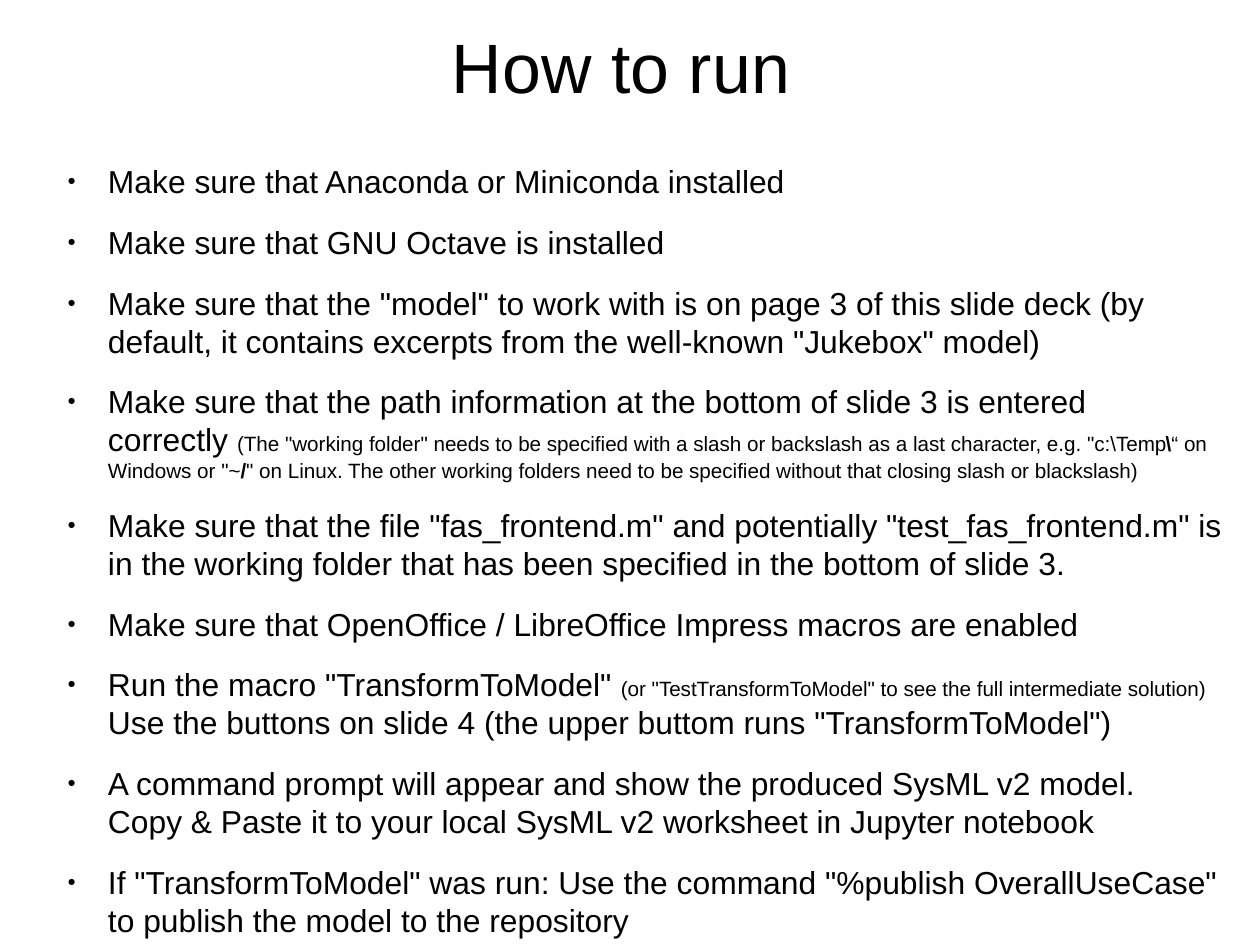
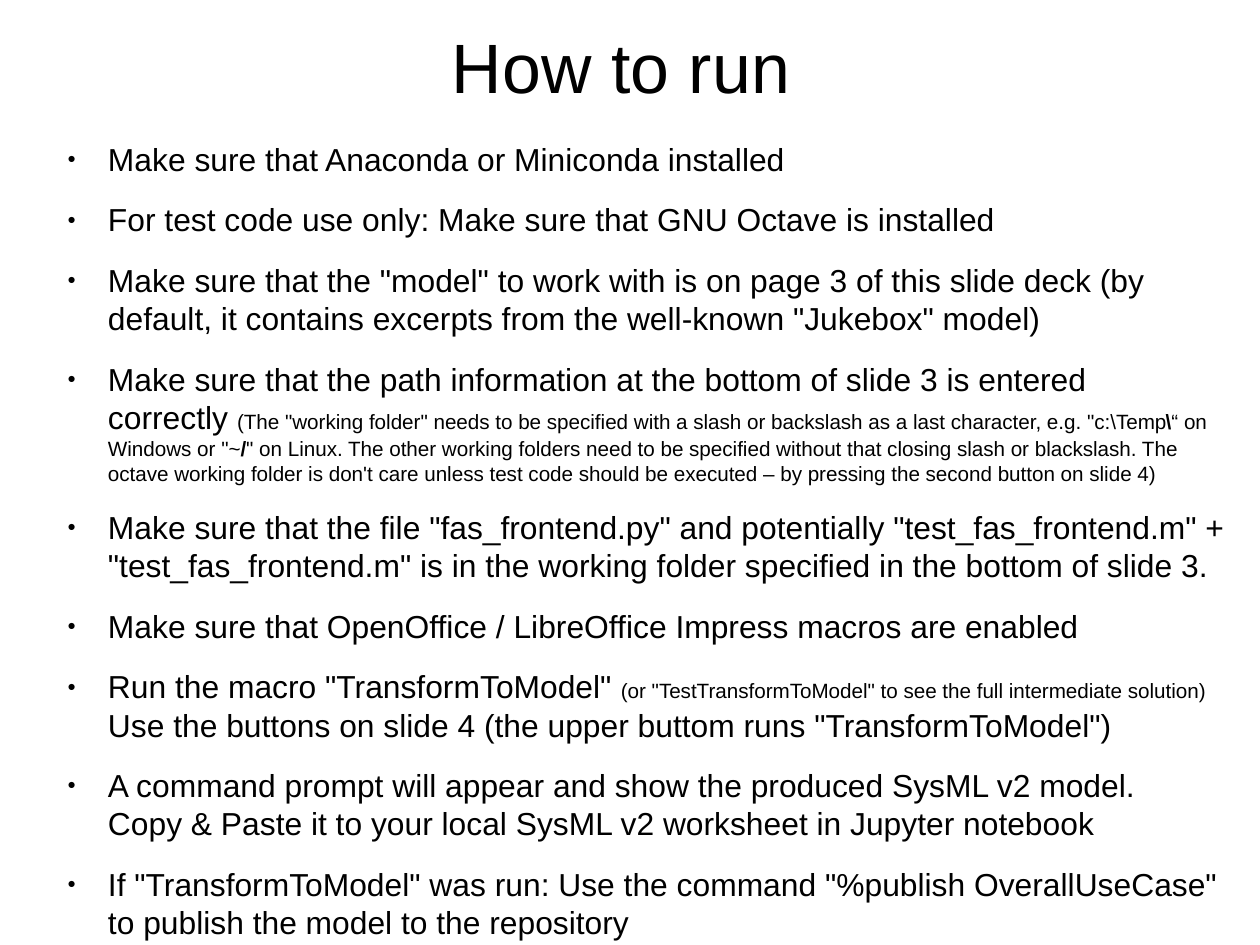
Before and after one commit to GfSE/fas4sysmlv2, a slide deck: slide 2 of src/io/usecase-activity-editor/fas_frontend.odp. Drawn at 1260x945 pixels with LibreOffice and Linux fonts; fonts in the diff are those of the drawing. Boxes give left, top, right and bottom in pixels: in the first picture for what was removed or moved away, otherwise in the second. Text is boxed around its words. In the diff, an @@ line names an element or a change of style, - is before the commit and + after.

Commit message:
New Python implementation replaces GNU Octave implementation of fas_frontend

```diff
--- a/src/io/usecase-activity-editor/fas_frontend.odp
+++ b/src/io/usecase-activity-editor/fas_frontend.odp
@@ text "Make sure that Anaconda or ...": place and size @@
-text "Make sure that Anaconda or ..." at (108,170,1221,899)
+text "Make sure that Anaconda or ..." at (108,148,1217,902)
@@ text at (108,208,995,237): text changed @@
-● Make sure that GNU Octave is installed
+● For test code use only: Make sure that GNU Octave is installed
@@ text at (108,368,1207,583): text changed; size 20 to 13 pt @@
-● Make sure that the path information at the bottom of slide 3 is entered
-  correctly (The "working folder" needs to be specified with a slash or backslash as a last character, e.g. "c:\Temp\“ on Windows or "~/" on Linux. The other working folders need to be specified without that closing slash or blackslash)
-● Make sure that the file "fas_frontend.m" and potentially "test_fas_frontend.m" is in the working folder that has been specified in the bottom of slide 3.
+● Make sure that the path information at the bottom of slide 3 is entered
+  correctly (The "working folder" needs to be specified with a slash or backslash as a last character, e.g. "c:\Temp\“ on Windows or "~/" on Linux. The other working folders need to be specified without that closing slash or blackslash. The octave working folder is don't care unless test code should be executed – by pressing the second button on slide 4)
+● Make sure that the file "fas_frontend.py" and potentially "test_fas_frontend.m" + "test_fas_frontend.m" is in the working folder specified in the bottom of slide 3.
```
Also in this commit, not shown: 1 other slide changed, 3 other files.
